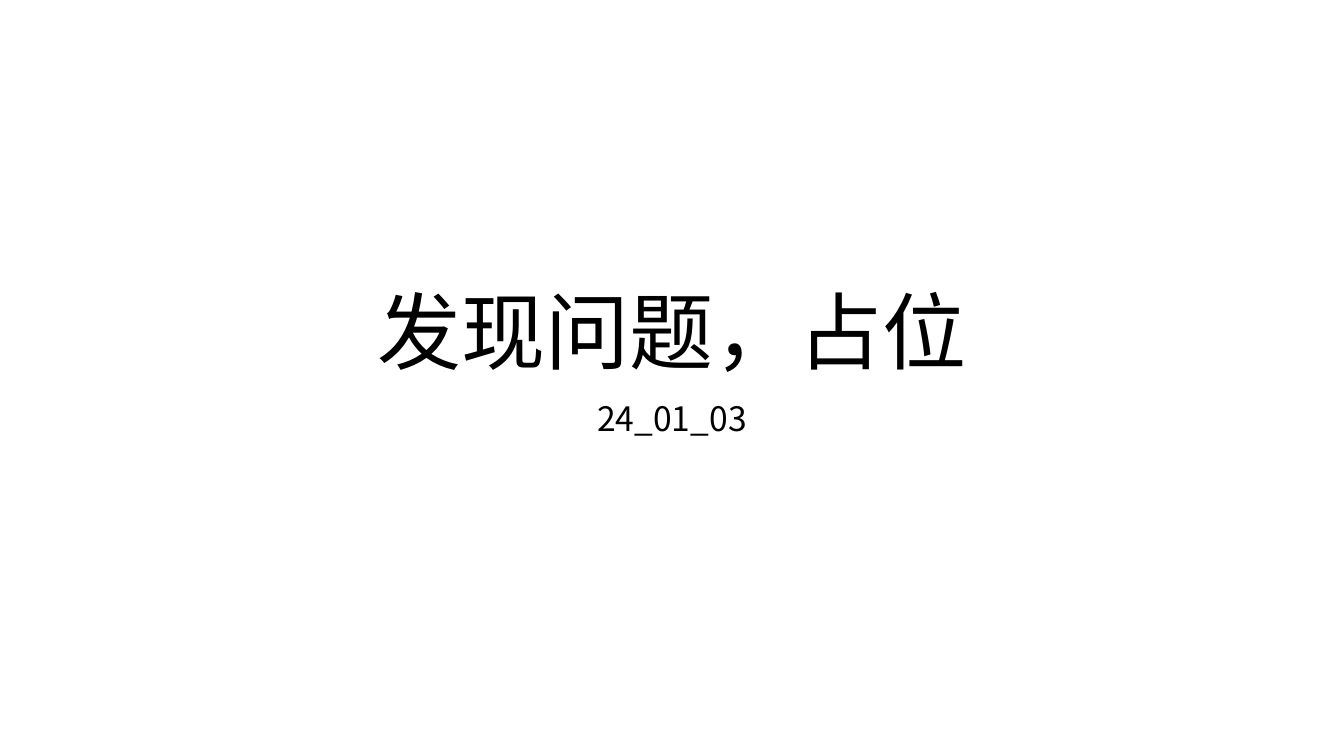
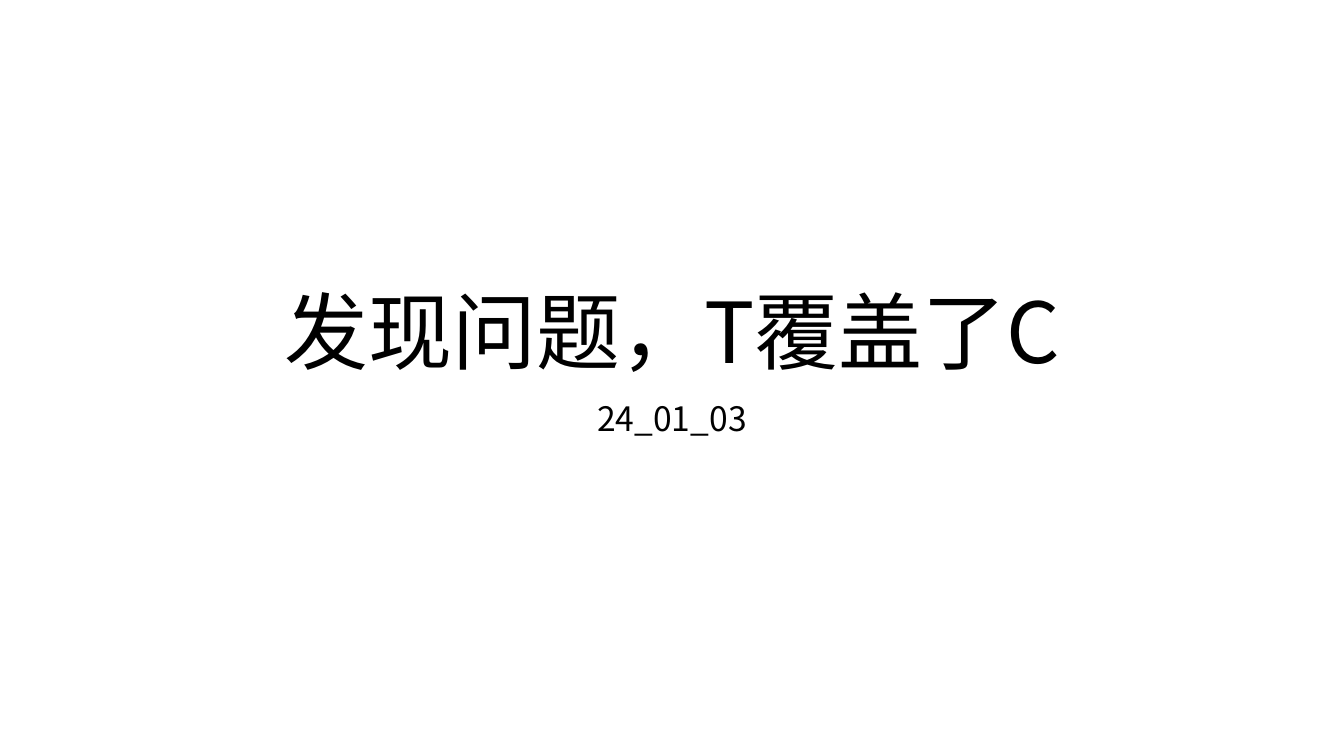
Before and after one commit to HuangDDU/hzy_algorithm, a slide deck: slide 39 of huawei/日志记录.pptx (slide 42 before the commit). Drawn at 1344x756 pixels with LibreOffice and Linux fonts; fonts in the diff are those of the drawing. Boxes give left, top, right and bottom in pixels: in the first picture for what was removed or moved away, otherwise in the second. Text is boxed around its words. In the diff, an @@ line names an element or a change of style, - is before the commit and + after.

```diff
--- a/huawei/日志记录.pptx
+++ b/huawei/日志记录.pptx
@@ title at [284, 292, 1060, 372]: text changed @@
-发现问题，占位
+发现问题，T覆盖了C
```
Also in this commit, not shown: 3 other slides changed, 1 slide added, 5 other files.
